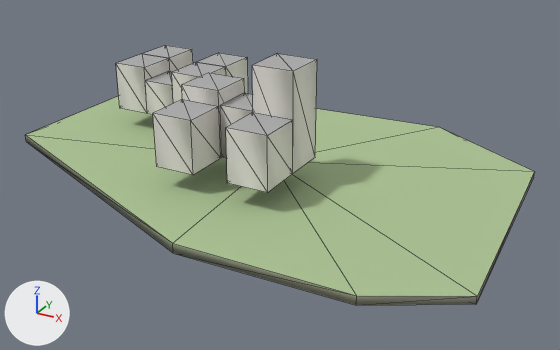
Renders of the glTF model godot_project/remake/sky/islands/SKY-084.lod2.glb from each side of a commit.
Both versions are drawn from a camera (50 mm lens) standing at (78.2, -139.2, 66.6) and looking at (1.4, 0.4, -3.2). Every picture has the same lights, and +X, +Y and +Z are marked at lower left. The first picture is the older version. Mesh edges are drawn as thin lines.

The first picture shows 'buildings', 'deck', 'rock'.
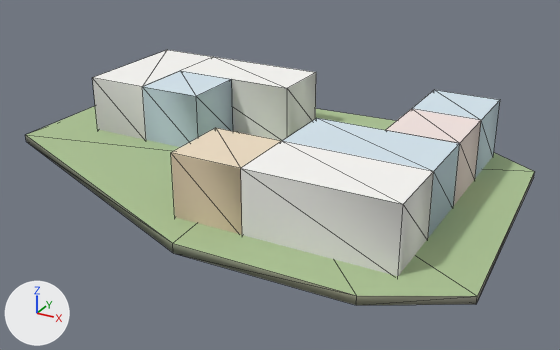
Boxes [x1, y1, x2, y2] around the edits, measured in the pictures (560 x 350 px):
'warren_hull', added: after [93, 50, 500, 276]
'buildings', deleted: before [116, 45, 317, 192]

Edits to the bpy script that builds the scene:
```text
Add me_warren_hull:
    me_warren_hull.from_pydata(...)  # 44 vertices, 80 faces; spans x -48.0..42.0, y -33.0..27.0, z -0.5..13.2
    me_warren_hull.materials.append(mat_sky_lod_bldg)
Remove ob_buildings:
    ob_buildings = bpy.data.objects.new('buildings', me_buildings)
    ob_buildings.location = (0.0, 0.0, 0.0)
Add ob_warren_hull:
    ob_warren_hull = bpy.data.objects.new('warren_hull', me_warren_hull)
    ob_warren_hull.location = (0.0, 0.0, 0.0)
```
